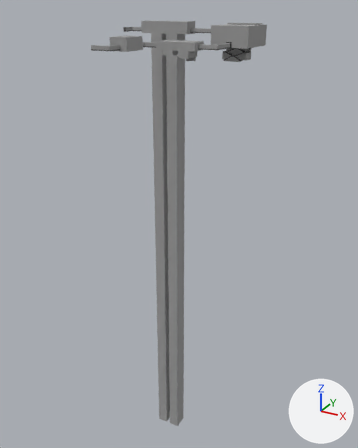
The Blender file Working/Scenes/level2.blend: old version first, new version second.
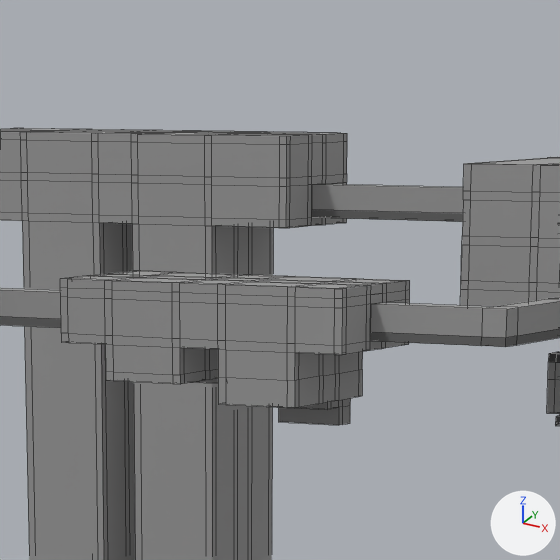
Old and new are each drawn whole from a 50 mm camera at (256.0, -358.0, 33.0) aimed at (17.0, 76.0, -184.0) and again close up on the part from 41% to 63% of the width and 1% to 18% of the height. Lighting does not change. The marker at lower right points along +X, +Y and +Z. The close-ups show mesh edges as thin lines.

The first close-up shows 'Door2.2', 'Level Layer 1', 'Level.001', 'Level.002', 'Plane', 'Plane.001', 'Plane.002', 'Platform2 2.2', 'Platform3 2.2', 'Stairs23'.
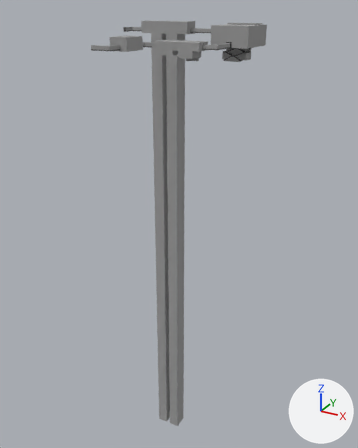
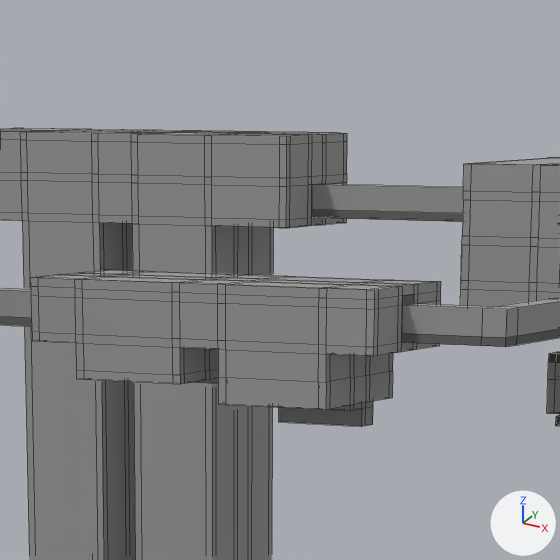
Where the newer file only moved an object's origin or applied its transform, the numbers keep the older frame.

Patch to the scene script:
```diff
--- a/Working/Scenes/level2.blend.py
+++ b/Working/Scenes/level2.blend.py
@@ me_cube_029 @@
 # used by ob_platform2_2_2; location = (46.0, 44.3, -8.0)
-me_cube_029.from_pydata(...)  # 18 vertices, 16 faces; spans x -4.0..4.0, y -1.33..1.67, z -2.0..2.0
+me_cube_029.from_pydata(...)  # 30 vertices, 26 faces; spans x -5.5..5.5, y -3.13..2.87, z -2.4..1.6
+# me_cube_029 part 1: the whole mesh is rebuilt
 me_cube_029.materials.append(mat_stoneshaded)
@@ me_plane_003 @@
 me_plane_003.from_pydata(...)  # 24 vertices, 18 faces; spans x -11.6..5.4, y -5.6..12.4, z -1.7..2.3
 # used by ob_plane_001; location = (68.6, 42.6, 1.7)
 # before: 4 (-11.6, -5.6, -1.7) at pixel (370, 341), 5 (-11.6, -2.6, -1.7), 12 (-11.6, -5.6, 2.3) at pixel (370, 304), 13 (-11.6, -2.6, 2.3) at pixel (382, 302), 18 (-11.6, -2.6, -0.7)
 # before: 21 (-11.6, -5.6, -0.7) at pixel (370, 331)
+# me_plane_003 part 2
+for i in [4, 5, 12, 13, 18, 21]: me_plane_003.vertices[i].co += Vector((4.0, 0.0, 0.0))
 me_plane_003.materials.append(mat_stone)
@@ me_cube_003 @@
 me_cube_003.from_pydata(...)  # 668 vertices, 679 faces; spans x -8.6..8.4, y -18.7..18.3, z -7.9..5.1
 # used by ob_level_001; location = (38.7, 38.4, 0.9); rotation_euler = (0.0, 0.0, -1.571), in degrees (0, 0, -90)
+# me_cube_003 part 3: all 228 vertices in x -8.6..8.4, y 11.3..18.3, z -7.9..5.1 are moved by (0.0, 4.0, 0.0)
+# me_cube_003 part 4: all 216 vertices in x -8.6..8.4, y -18.7..-11.7, z -5.9..5.1 are moved by (0.0, -4.0, 0.0)
 me_cube_003.materials.append(mat_stone)
@@ ob_platform2_2_2 @@
 ob_platform2_2_2 = bpy.data.objects.new('Platform2 2.2', me_cube_029)
-ob_platform2_2_2.location = (46.0, 44.3, -8.0)
+ob_platform2_2_2.location = (47.5, 43.1, -7.6)
@@ ob_platform3_2_2 @@
-ob_platform3_2_2 = bpy.data.objects.new('Platform3 2.2', me_cube_028)
-ob_platform3_2_2.location = (46.0, 41.3, -7.0)
@@ ob_door2_2 @@
 ob_door2_2 = bpy.data.objects.new('Door2.2', me_cube_025)
-ob_door2_2.location = (56.5, 38.5, 2.5)
+ob_door2_2.location = (60.5, 38.5, 2.5)
 ob_door2_2.rotation_euler = (0.0, 0.0, 1.571)  # degrees (0, 0, 90)
```

Where the change shows, as pixel boxes (x1, y1, x2, y2) in the close-ups (560 x 560 px; the box of a moved part takes in the faces that stretch with it):
'Level.001', reshaped (17% wider)
    before: (60, 271, 410, 408)
    after: (31, 270, 441, 410)
'Plane.001', reshaped
    before: (370, 299, 560, 347)
    after: (402, 299, 560, 347)
'Platform2 2.2', reshaped, moved
    before: (279, 398, 351, 425)
    after: (279, 401, 373, 427)
'Door2.2', moved
    before: (371, 293, 383, 304)
    after: (402, 294, 414, 305)
'Platform3 2.2', deleted
    before: (299, 400, 339, 410)
part 2 of me_plane_003, moved or reshaped
    before: (370, 302, 491, 346)
    after: (402, 304, 491, 346)
part 3 of me_cube_003, moved or reshaped
    before: (226, 276, 410, 408)
    after: (226, 276, 441, 410)
part 4 of me_cube_003, moved or reshaped
    before: (60, 271, 242, 384)
    after: (31, 270, 242, 384)
